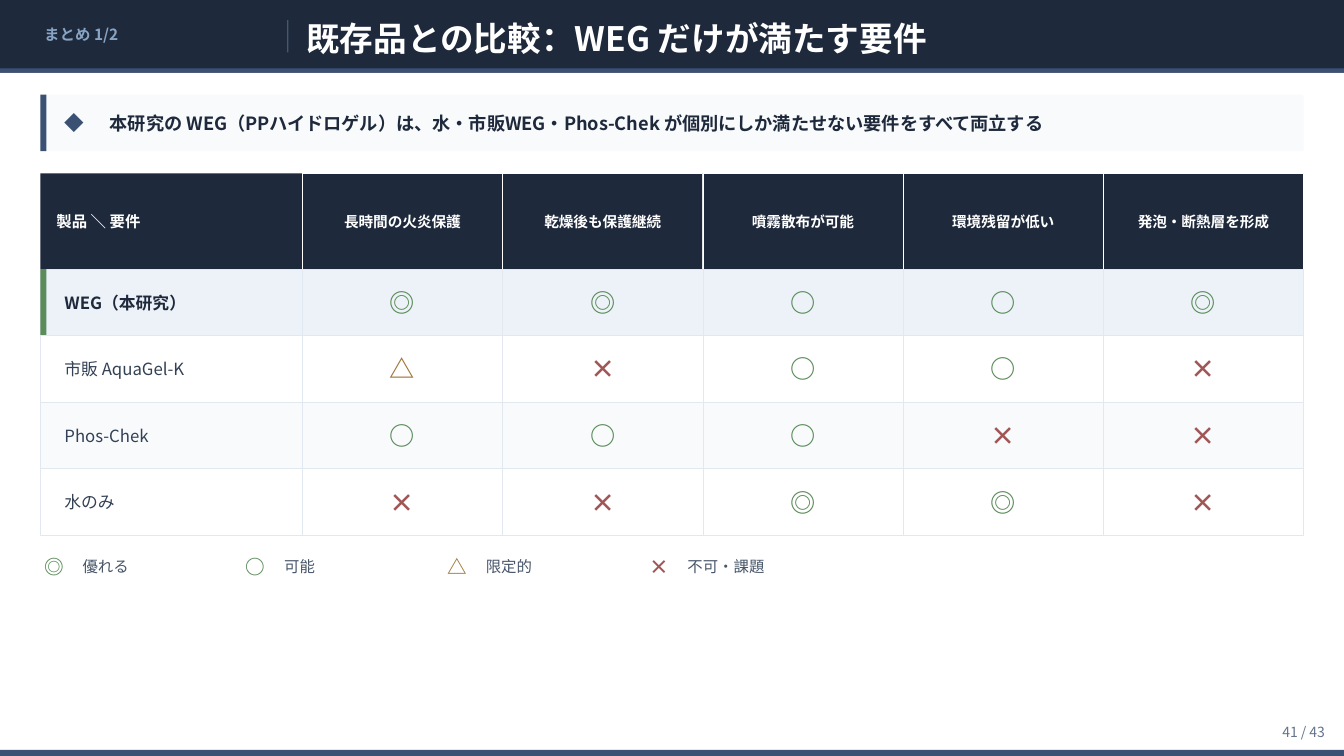
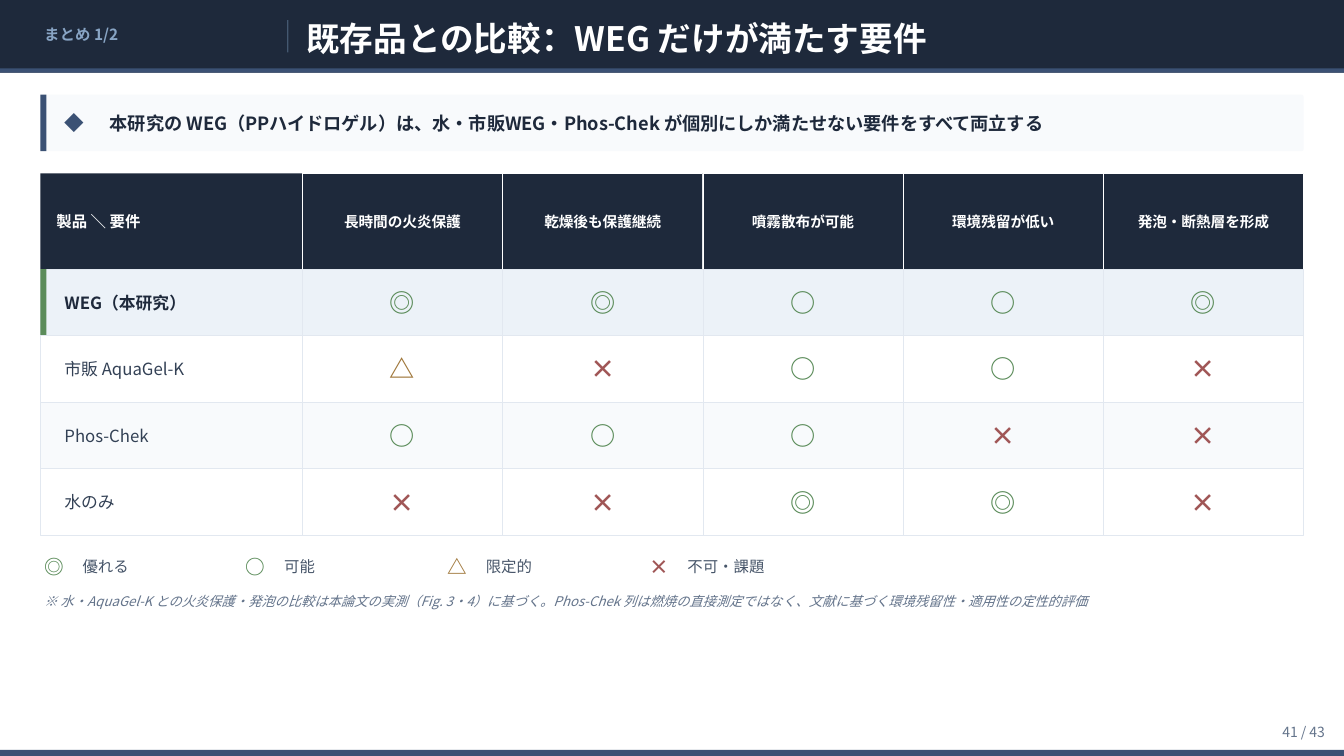
Before and after one commit to ytaisei0525-design/my-first-claude, a slide deck: slide 41 of slides.pptx. Drawn at 1344x756 pixels with LibreOffice and Linux fonts; fonts in the diff are those of the drawing. Boxes give left, top, right and bottom in pixels: in the first picture for what was removed or moved away, otherwise in the second. Text is boxed around its words. In the diff, an @@ line names an element or a change of style, - is before the commit and + after.

```diff
--- a/slides.pptx
+++ b/slides.pptx
@@ text added at (x1=60, y1=595, x2=1088, y2=610), 9.5 pt, text #64748B, italic @@
+※ 水・AquaGel-K との火炎保護・発泡の比較は本論文の実測（Fig. 3・4）に基づく。Phos-Chek 列は燃焼の直接測定ではなく、文献に基づく環境残留性・適用性の定性的評価
```
Also in this commit, not shown: 1 other slide changed, 3 other files.
